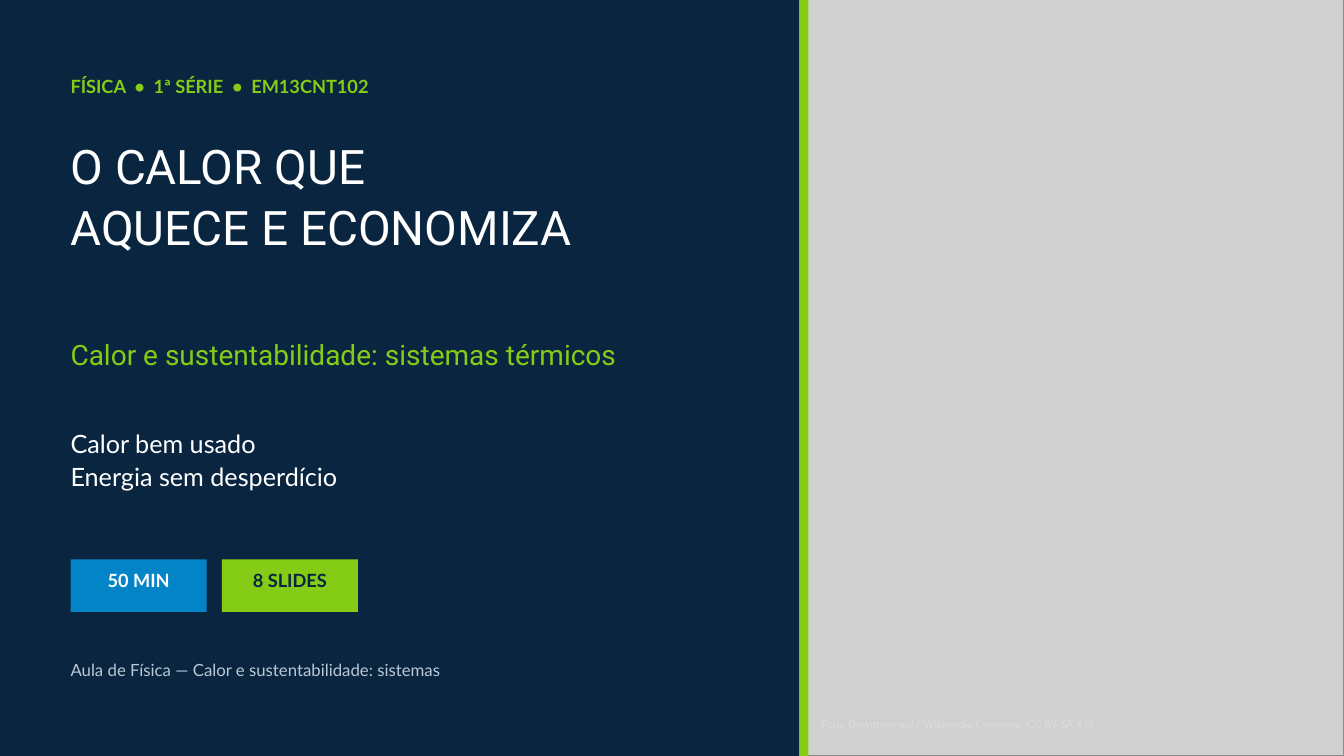
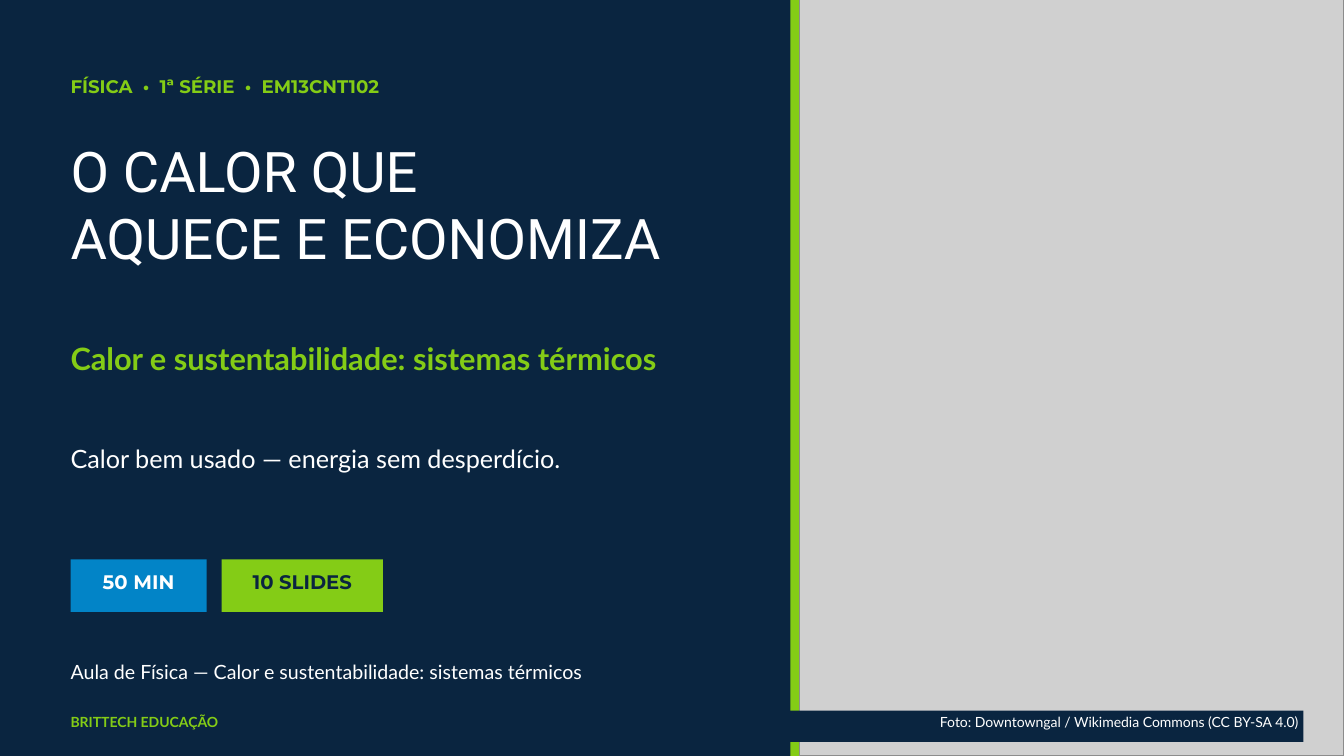
Before and after one commit to thiagollipe-web/brittech-educacao-aulas, a slide deck: slide 1 of ensino-medio/fisica-1serie-sistemas-termicos.pptx. Drawn at 1344x756 pixels with LibreOffice and Linux fonts; fonts in the diff are those of the drawing; grey boxes stand for pictures. Boxes give left, top, right and bottom in pixels: in the first picture for what was removed or moved away, otherwise in the second. Text is boxed around its words. In the diff, an @@ line names an element or a change of style, - is before the commit and + after.

```diff
--- a/ensino-medio/fisica-1serie-sistemas-termicos.pptx
+++ b/ensino-medio/fisica-1serie-sistemas-termicos.pptx
@@ rectangle: place and size @@
-rectangle at [800,0,809,756]
+rectangle at [790,0,800,756]
@@ text "FÍSICA • 1ª SÉRIE • ..." at [71,76,379,93]: font Lato to Montserrat @@
@@ text "O CALOR QUE" at [71,151,660,266]: size 34 to 40 pt; line spacing 1.02 to 1; less space between paragraphs @@
@@ text "Calor e sustentabilidade: sistemas térmicos" at [71,347,656,370]: size 20 to 22 pt, font Roboto to Lato, bold on; line spacing 1 to 1.05 @@
@@ text at [71,449,560,472]: text changed @@
-Calor bem usado
-Energia sem desperdício
+Calor bem usado — energia sem desperdício.
@@ rectangle: place and size @@
-rectangle at [222,560,358,612]
+rectangle at [222,560,383,612]
@@ text "50 MIN" at [103,575,174,590]: size 13 to 14 pt, font Lato to Montserrat @@
@@ text at [253,575,352,589]: text changed; size 13 to 14 pt; font Lato to Montserrat @@
-8 SLIDES
+10 SLIDES
@@ text at [71,664,582,679]: text changed; size 12 to 14 pt; text colour #B9C9D6 to #FFFFFF @@
-Aula de Física — Calor e sustentabilidade: sistemas
+Aula de Física — Calor e sustentabilidade: sistemas térmicos
@@ text added at [71,715,219,730], 10 pt, text #84CC16, bold @@
+BRITTECH EDUCAÇÃO
@@ rectangle added at [759,711,1304,742], fill #0A2540 @@
@@ text added at [940,716,1298,730], 10 pt, text #FFFFFF @@
+Foto: Downtowngal / Wikimedia Commons (CC BY-SA 4.0)
```
Also in this commit, not shown: 2 other slides changed, 7 slides added, 5 slides removed, 4 other files.
